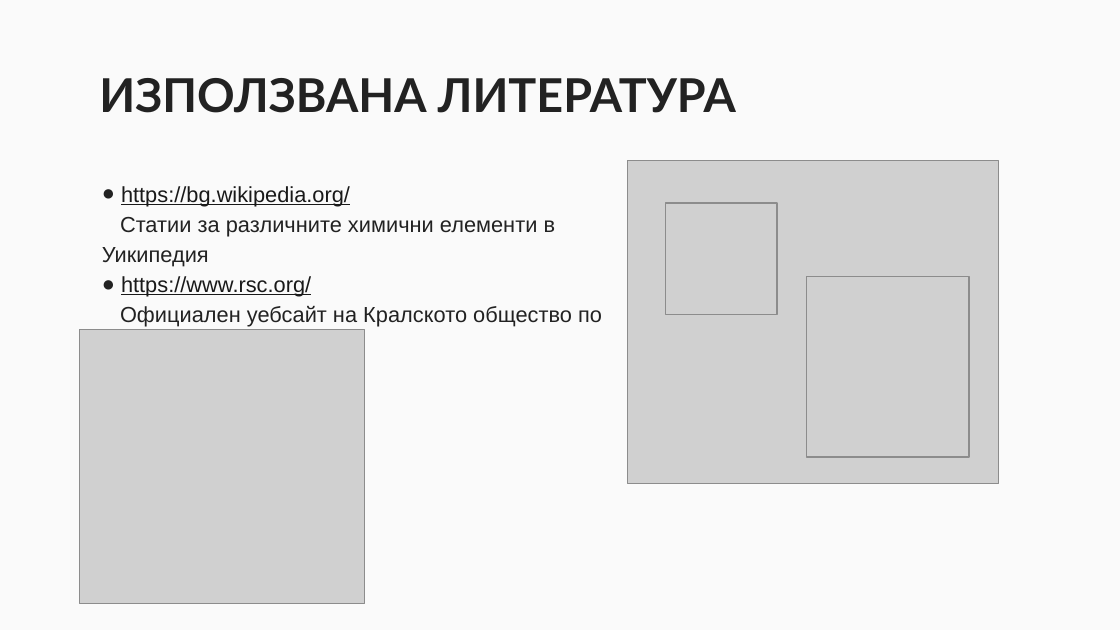
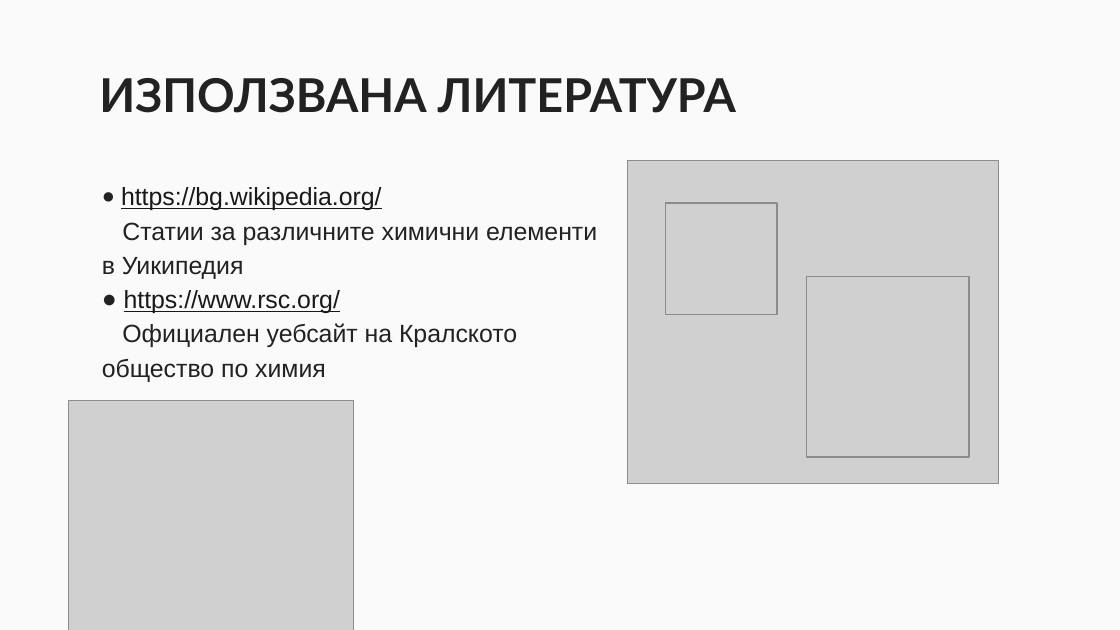
Before and after one commit to NikolaIvanov0821/Interactive-Chemie, a slide deck: slide 5 of Интерактивна химия.pptx. Drawn at 1120x630 pixels with LibreOffice and Linux fonts; fonts in the diff are those of the drawing; grey boxes stand for pictures. Boxes give left, top, right and bottom in pixels: in the first picture for what was removed or moved away, otherwise in the second. Text is boxed around its words. In the diff, an @@ line names an element or a change of style, - is before the commit and + after.

```diff
--- a/Интерактивна химия.pptx
+++ b/Интерактивна химия.pptx
@@ subtitle "https://bg.wikipedia.org/" at (102, 187, 597, 382): size 14 to 16 pt @@
@@ picture: place and size @@
-picture at (80, 329, 364, 604)
+picture at (69, 401, 354, 630)
```
Also in this commit, not shown: 3 other slides changed, 1 other file.
